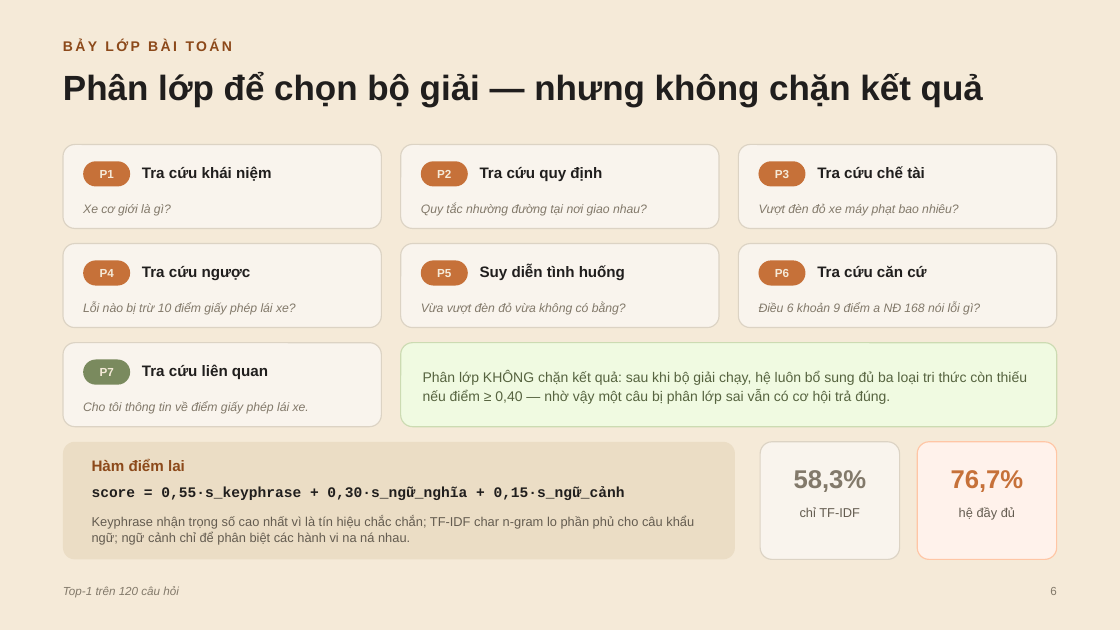
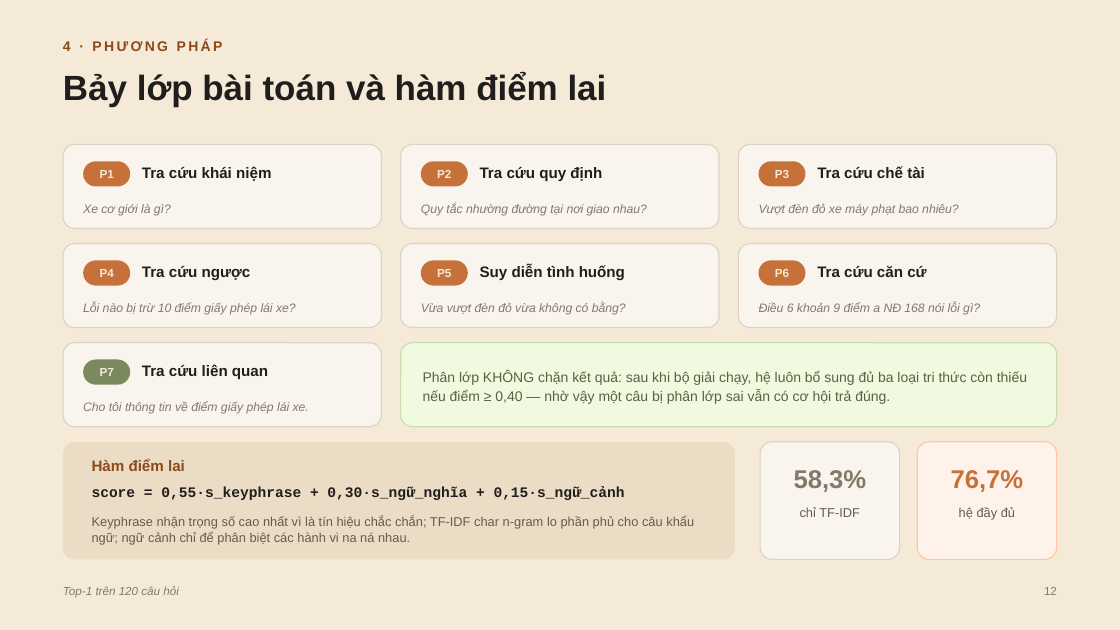
Before and after one commit to minhdang900/uit-traffic-law-lookup-system, a slide deck: slide 12 of docs/Slide_Nhom7_CS106.pptx (slide 6 before the commit). Drawn at 1120x630 pixels with LibreOffice and Linux fonts; fonts in the diff are those of the drawing. Boxes give left, top, right and bottom in pixels: in the first picture for what was removed or moved away, otherwise in the second. Text is boxed around its words. In the diff, an @@ line names an element or a change of style, - is before the commit and + after.

```diff
--- a/docs/Slide_Nhom7_CS106.pptx
+++ b/docs/Slide_Nhom7_CS106.pptx
@@ text at <box>63,40,223,51</box>: text changed @@
-BẢY LỚP BÀI TOÁN
+4 · PHƯƠNG PHÁP
@@ text at <box>63,72,607,107</box>: text changed @@
-Phân lớp để chọn bộ giải — nhưng không chặn kết quả
+Bảy lớp bài toán và hàm điểm lai
@@ text at <box>1044,587,1057,595</box>: text changed @@
-6
+12
```
Also in this commit, not shown: 9 other slides changed, 10 slides added, 17 other files.
